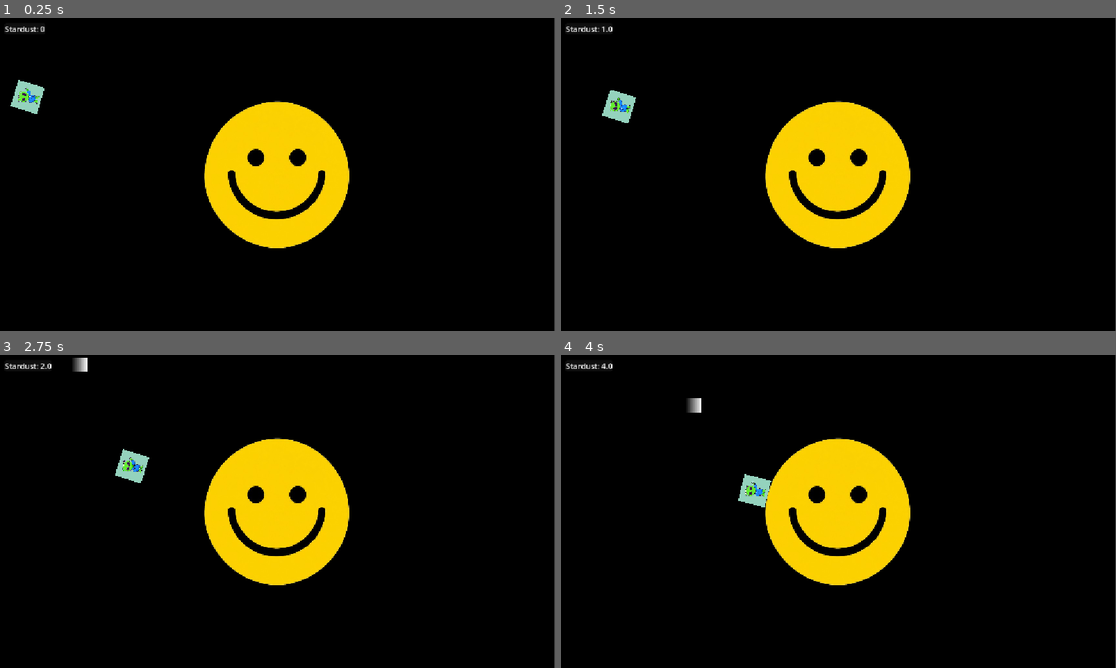
Above: before the commit, frames 1-4 (two rows, left to right).
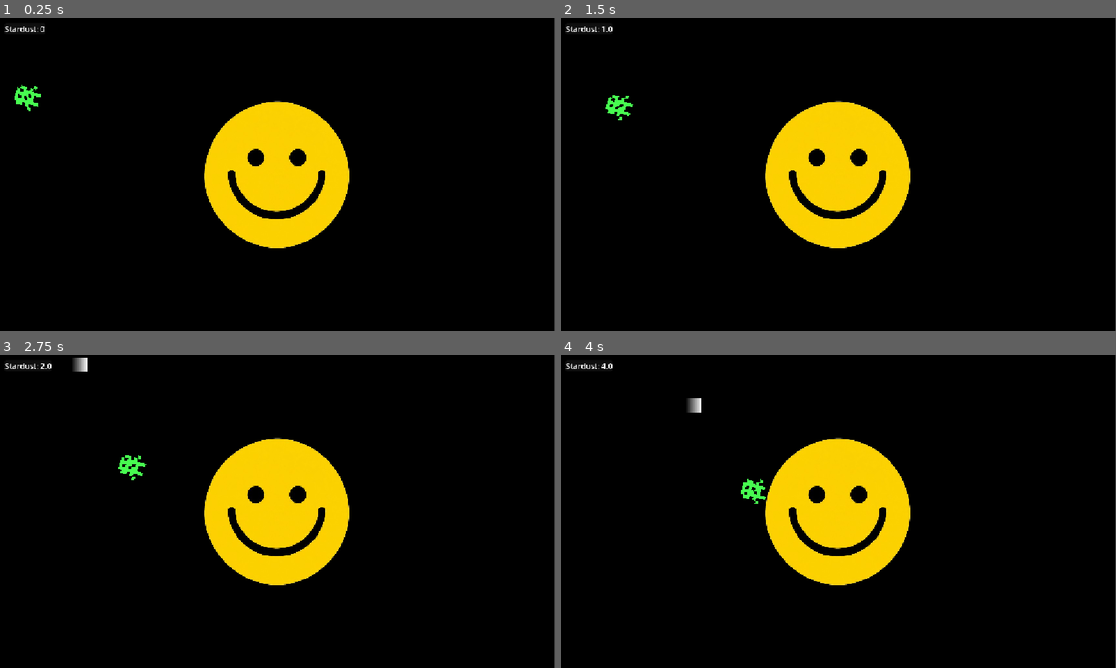
Above: after the commit, the same moments.

Repository: SteveJaws/space-idle-game
Game: Godot game, scene res://Scenes/main.tscn
The game is run twice, just before and just after one commit, with the same random seed, the same clock (stepped at 60 frames per second) and the same inputs.
Inputs (mouse positions are in pixels of both pictures, inside the frame that each line leads up to):
- Up to frame 1 (0.25 s): no input
- Up to frame 2 (1.5 s): move the mouse to (960, 158) at 0.52 s; click (960, 158) at 0.67 s; move the mouse to (727, 190) at 1.27 s; click (727, 190) at 1.42 s
- Up to frame 3 (2.75 s): move the mouse to (333, 442) at 2.02 s; click (333, 442) at 2.17 s
- Up to frame 4 (4 s): move the mouse to (810, 574) at 2.77 s; click (810, 574) at 2.92 s; move the mouse to (1005, 558) at 3.52 s; click (1005, 558) at 3.67 s

The runs differ from the first frame. In frame 1, 0.6% of the frame differs, in the area x 0-63%, y 2-73%; in frame 2, 0.6%; in frame 3, 0.6%; in frame 4, 0.6%.

Commit message:
Alien animation and color options added

Diff:
--- a/Scenes/alien.tscn
+++ b/Scenes/alien.tscn
@@ -1,8 +1,114 @@
 [gd_scene format=3 uid="uid://cow11bk8mtfwx"]
 
-[ext_resource type="Texture2D" uid="uid://ci0hxbroikopw" path="res://Assets/alien.jpg" id="1_mdm8w"]
+[ext_resource type="Script" uid="uid://7c086iocq2nu" path="res://Scripts/Objects/Alien/alien.gd" id="1_4f320"]
+[ext_resource type="Texture2D" uid="uid://nlxw5a5qhndp" path="res://Assets/Sprites/spaceIdleGame/Aliens/StandardAlien/Idle/AlienIdle.png" id="1_26noy"]
+[ext_resource type="Texture2D" uid="uid://dvjofu52mmdh8" path="res://Assets/Sprites/spaceIdleGame/Aliens/StandardAlien/Walk/AlienWalk.png" id="2_7sw17"]
 [ext_resource type="Script" uid="uid://ukb8l1sp1mx1" path="res://Scripts/Objects/Alien/alien_gravity_handler.gd" id="2_fhrgm"]
 [ext_resource type="Script" uid="uid://edyrygjkmt6y" path="res://Scripts/Objects/Alien/alien_rotation_handler.gd" id="3_26noy"]
+[ext_resource type="Texture2D" uid="uid://cw4f51ecf7nsl" path="res://Assets/Sprites/spaceIdleGame/Aliens/StandardAlien/MineSparkle/MineAnim.png" id="4_s84hg"]
+
+[sub_resource type="AtlasTexture" id="AtlasTexture_7sw17"]
+atlas = ExtResource("1_26noy")
+region = Rect2(0, 0, 8, 8)
+
+[sub_resource type="AtlasTexture" id="AtlasTexture_4f320"]
+atlas = ExtResource("1_26noy")
+region = Rect2(8, 0, 8, 8)
+
+[sub_resource type="AtlasTexture" id="AtlasTexture_kjurw"]
+atlas = ExtResource("2_7sw17")
+region = Rect2(8, 0, 8, 8)
+
+[sub_resource type="AtlasTexture" id="AtlasTexture_s84hg"]
+atlas = ExtResource("2_7sw17")
+region = Rect2(0, 0, 8, 8)
+
+[sub_resource type="AtlasTexture" id="AtlasTexture_nhb2l"]
+atlas = ExtResource("2_7sw17")
+region = Rect2(8, 0, 8, 8)
+
+[sub_resource type="AtlasTexture" id="AtlasTexture_k27ix"]
+atlas = ExtResource("2_7sw17")
+region = Rect2(16, 0, 8, 8)
+
+[sub_resource type="AtlasTexture" id="AtlasTexture_xb26l"]
+atlas = ExtResource("2_7sw17")
+region = Rect2(24, 0, 8, 8)
+
+[sub_resource type="SpriteFrames" id="SpriteFrames_fhrgm"]
+animations = [{
+"frames": [{
+"duration": 1.0,
+"texture": SubResource("AtlasTexture_7sw17")
+}, {
+"duration": 1.0,
+"texture": SubResource("AtlasTexture_4f320")
+}],
+"loop": 1,
+"name": &"Idle",
+"speed": 5.0
+}, {
+"frames": [{
+"duration": 1.0,
+"texture": SubResource("AtlasTexture_kjurw")
+}],
+"loop": 1,
+"name": &"Jump",
+"speed": 5.0
+}, {
+"frames": [{
+"duration": 1.0,
+"texture": SubResource("AtlasTexture_s84hg")
+}, {
+"duration": 1.0,
+"texture": SubResource("AtlasTexture_nhb2l")
+}, {
+"duration": 1.0,
+"texture": SubResource("AtlasTexture_k27ix")
+}, {
+"duration": 1.0,
+"texture": SubResource("AtlasTexture_xb26l")
+}],
+"loop": 1,
+"name": &"Walk",
+"speed": 12.0
+}]
+
+[sub_resource type="AtlasTexture" id="AtlasTexture_56v5a"]
+atlas = ExtResource("4_s84hg")
+region = Rect2(0, 0, 8, 8)
+
+[sub_resource type="AtlasTexture" id="AtlasTexture_5brx0"]
+atlas = ExtResource("4_s84hg")
+region = Rect2(8, 0, 8, 8)
+
+[sub_resource type="AtlasTexture" id="AtlasTexture_0nhk8"]
+atlas = ExtResource("4_s84hg")
+region = Rect2(16, 0, 8, 8)
+
+[sub_resource type="AtlasTexture" id="AtlasTexture_c2jv8"]
+atlas = ExtResource("4_s84hg")
+region = Rect2(24, 0, 8, 8)
+
+[sub_resource type="SpriteFrames" id="SpriteFrames_4f320"]
+animations = [{
+"frames": [{
+"duration": 1.0,
+"texture": SubResource("AtlasTexture_56v5a")
+}, {
+"duration": 1.0,
+"texture": SubResource("AtlasTexture_5brx0")
+}, {
+"duration": 1.0,
+"texture": SubResource("AtlasTexture_0nhk8")
+}, {
+"duration": 1.0,
+"texture": SubResource("AtlasTexture_c2jv8")
+}],
+"loop": 1,
+"name": &"default",
+"speed": 10.0
+}]
 
 [sub_resource type="RectangleShape2D" id="RectangleShape2D_fhrgm"]
 
@@ -10,10 +116,21 @@
 
 [node name="Alien" type="CharacterBody2D" unique_id=1097530145]
 collision_layer = 2
+script = ExtResource("1_4f320")
+alienColor = Color(0.2786317, 0.98409003, 0.31423292, 1)
 
-[node name="Sprite2D" type="Sprite2D" parent="." unique_id=1277469600]
-scale = Vector2(0.18, 0.18)
-texture = ExtResource("1_mdm8w")
+[node name="AlienAnimation" type="AnimatedSprite2D" parent="." unique_id=2002974328]
+scale = Vector2(11.445, 11.445)
+sprite_frames = SubResource("SpriteFrames_fhrgm")
+animation = &"Idle"
+autoplay = "Idle"
+frame_progress = 0.3916309
+
+[node name="AlienMineAnimation" type="AnimatedSprite2D" parent="." unique_id=400341999]
+position = Vector2(0, 14.999999)
+scale = Vector2(11.535, 11.535)
+sprite_frames = SubResource("SpriteFrames_4f320")
+frame_progress = 0.24493837
 
 [node name="AlienMovementHandler" type="Node" parent="." unique_id=1258961459]
 script = ExtResource("2_fhrgm")
@@ -24,6 +141,7 @@
 maxTimeMovementLength = 6.0
 
 [node name="Area2D" type="Area2D" parent="." unique_id=174799453]
+visible = false
 collision_layer = 2
 
 [node name="AlienHitBox" type="CollisionShape2D" parent="Area2D" unique_id=1228581339]
@@ -31,6 +149,7 @@
 shape = SubResource("RectangleShape2D_fhrgm")
 
 [node name="AlienCollisionBox" type="CollisionShape2D" parent="." unique_id=1335980595]
+visible = false
 scale = Vector2(4.59, 4.59)
 shape = SubResource("RectangleShape2D_b3h60")
 
--- a/Scenes/main.tscn
+++ b/Scenes/main.tscn
@@ -89,7 +89,7 @@
 scale = Vector2(0.5984375, 0.59907407)
 sprite_frames = SubResource("SpriteFrames_ynf5e")
 autoplay = "default"
-frame_progress = 0.9269605
+frame_progress = 0.46087697
 
 [node name="Planet" parent="GameArea" unique_id=278831561 instance=ExtResource("2_6bp64")]
 scale = Vector2(2.035, 2.035)
--- /dev/null
+++ b/Scripts/Objects/Alien/alien.gd
@@ -0,0 +1,8 @@
+extends CharacterBody2D
+
+@onready var sprite: AnimatedSprite2D = $AlienAnimation;
+
+@export var alienColor: Color = Color.WHITE;
+
+func _ready() -> void:
+	sprite.modulate = alienColor;
--- a/Scripts/Objects/Alien/alien_gravity_handler.gd
+++ b/Scripts/Objects/Alien/alien_gravity_handler.gd
@@ -4,6 +4,8 @@
 @onready var jumpTimer: Timer = $"../DelayTillNextJump";
 @onready var delayMoveTimer: Timer = $"../DelayTillNextMove";
 @onready var moveTimeTimer: Timer = $"../MoveTime";
+@onready var animationNode: AnimatedSprite2D = $"../AlienAnimation";
+@onready var alienMineAnimationNode: AnimatedSprite2D = $"../AlienMineAnimation";
 
 var planetCore: Marker2D = null;
 
@@ -30,6 +32,7 @@
 
 	self.delayMoveTimer.wait_time = randf_range(self.minTimeTillNewMovement, self.maxTimeTillNewMovement);
 	self.delayMoveTimer.start();
+	self.alienMineAnimationNode.animation = "default";
 
 # Called every frame. 'delta' is the elapsed time since the previous frame.
 func _process(delta: float) -> void:
@@ -48,6 +51,7 @@
 	self.alienBody.velocity = gravityVelocity + moveVelocity;
 
 	self.alienBody.move_and_slide();
+	self.animation_handling();
 
 func find_planet_core() -> void:
 	var possbilePlanetCore = get_tree().root.find_child("PlanetCore", true, false);
@@ -98,3 +102,19 @@
 	self.canMove = false;
 	self.delayMoveTimer.wait_time = randf_range(self.minTimeTillNewMovement, self.maxTimeTillNewMovement);
 	self.delayMoveTimer.start();
+
+func animation_handling() -> void:
+	if(!self.onPlanet):
+		self.animationNode.animation = "Jump";
+		self.alienMineAnimationNode.pause();
+		self.alienMineAnimationNode.frame = 0;
+	elif(self.canMove):
+		self.animationNode.animation = "Walk"
+		self.alienMineAnimationNode.pause();
+		self.alienMineAnimationNode.frame = 0;
+	else:
+		self.animationNode.animation = "Idle";
+		self.alienMineAnimationNode.play();
+
+	if(moveDirection == -1): self.animationNode.flip_h = false;
+	else: self.animationNode.flip_h = true;
--- a/project.godot
+++ b/project.godot
@@ -43,5 +43,6 @@
 
 [rendering]
 
+textures/canvas_textures/default_texture_filter=0
 rendering_device/driver.windows="d3d12"
 renderer/rendering_method="mobile"
Binary file added: Assets/Sprites/spaceIdleGame/Aliens/StandardAlien/Idle/AlienIdle-Sheet.aseprite
Binary file added: Assets/Sprites/spaceIdleGame/Aliens/StandardAlien/Idle/AlienIdle.aseprite
Binary file added: Assets/Sprites/spaceIdleGame/Aliens/StandardAlien/Idle/AlienIdle.png
Not shown, added: Assets/Sprites/spaceIdleGame/Aliens/StandardAlien/Idle/AlienIdle.png.import
Binary file added: Assets/Sprites/spaceIdleGame/Aliens/StandardAlien/MineSparkle/MineAnim.aseprite
Binary file added: Assets/Sprites/spaceIdleGame/Aliens/StandardAlien/MineSparkle/MineAnim.png
Not shown, added: Assets/Sprites/spaceIdleGame/Aliens/StandardAlien/MineSparkle/MineAnim.png.import
Binary file added: Assets/Sprites/spaceIdleGame/Aliens/StandardAlien/Walk/AlienWalk-Sheet.aseprite
Binary file added: Assets/Sprites/spaceIdleGame/Aliens/StandardAlien/Walk/AlienWalk.aseprite
Binary file added: Assets/Sprites/spaceIdleGame/Aliens/StandardAlien/Walk/AlienWalk.png
Not shown, added: Assets/Sprites/spaceIdleGame/Aliens/StandardAlien/Walk/AlienWalk.png.import
Binary file added: Assets/Sprites/spaceIdleGame/background/Sprite-0001.aseprite
(and 5 more such lines)
